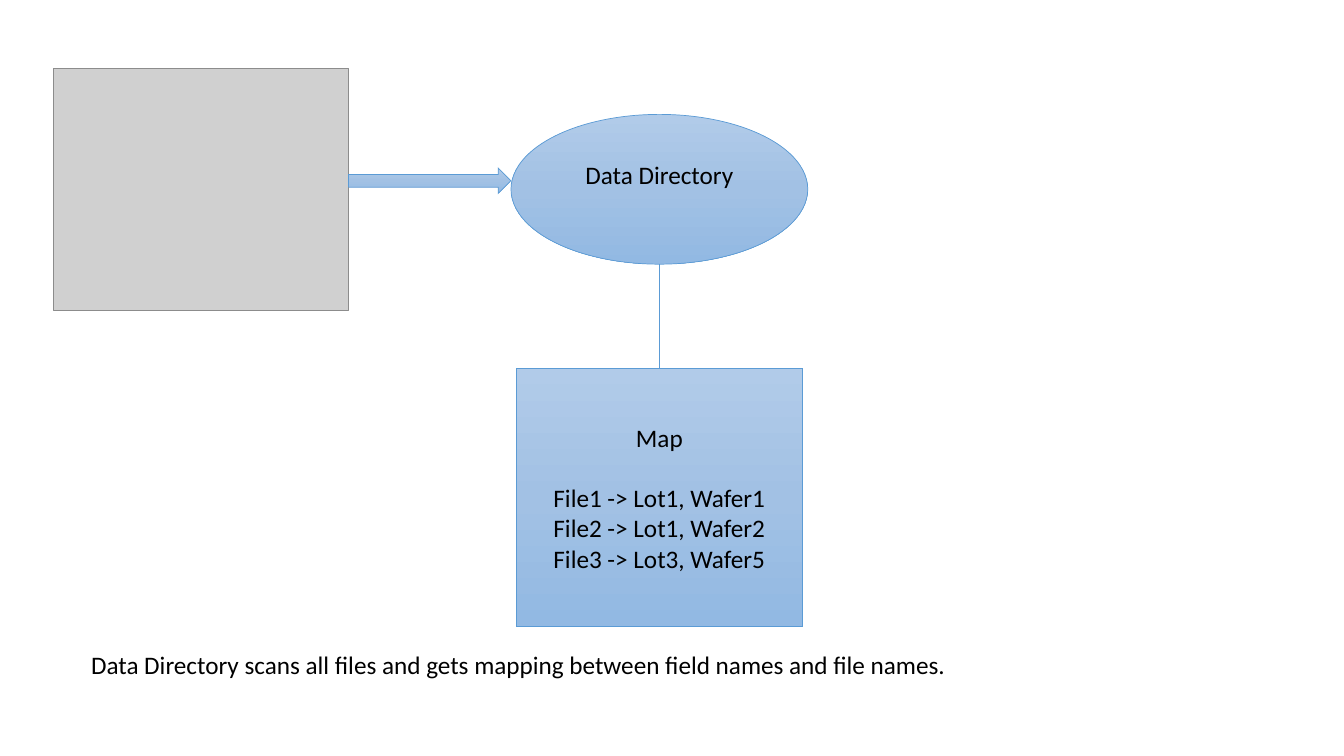
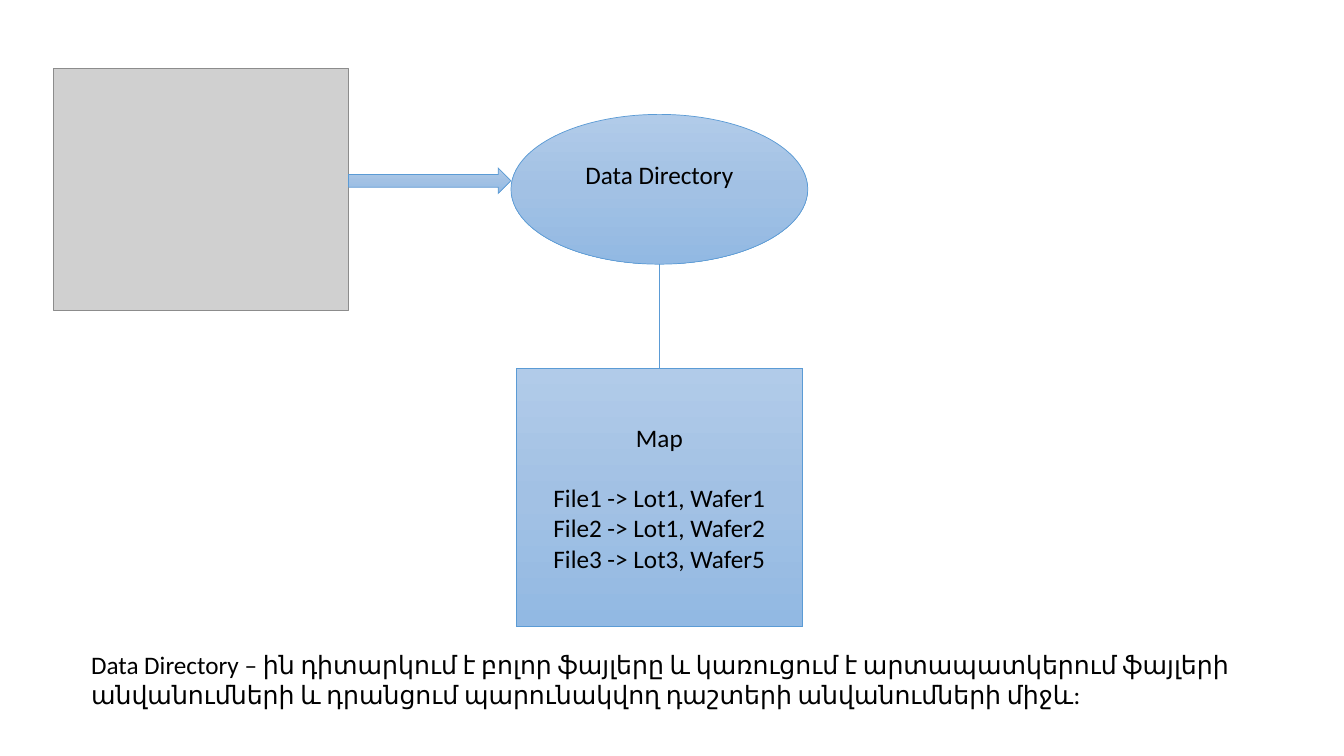
Before and after one commit to Mesrop-Gevorgyan/ATRChipset, a slide deck: slide 2 of Doc/Architecture_slide.pptx (slide 1 before the commit). Drawn at 1344x756 pixels with LibreOffice and Linux fonts; fonts in the diff are those of the drawing; grey boxes stand for pictures. Boxes give left, top, right and bottom in pixels: in the first picture for what was removed or moved away, otherwise in the second. Text is boxed around its words. In the diff, an @@ line names an element or a change of style, - is before the commit and + after.

```diff
--- a/Doc/Architecture_slide.pptx
+++ b/Doc/Architecture_slide.pptx
@@ text at box(91, 655, 1228, 710): text changed @@
-Data Directory scans all files and gets mapping between field names and file names.
+Data Directory – ին դիտարկում է բոլոր ֆայլերը և կառուցում է արտապատկերում ֆայլերի անվանումների և դրանցում պարունակվող դաշտերի անվանումների միջև:
```
Also in this commit, not shown: 1 other slide changed, 6 slides added, 4 slides removed.
